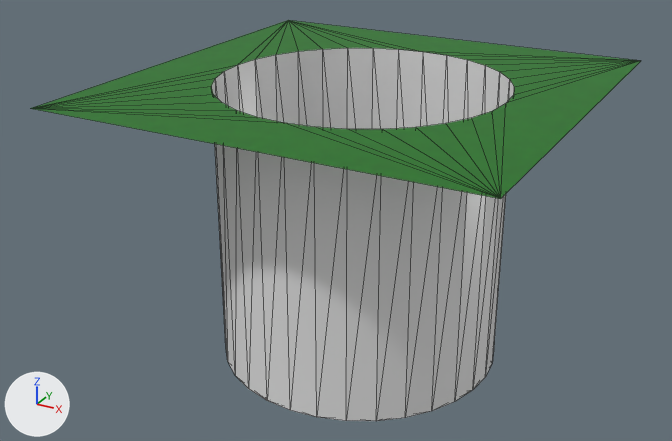
Renders of the OBJ model data/models/hole.obj from each side of a commit.
The view is the same before and after, from a camera (50 mm lens) standing at (2.77, -5.4, 1.66) and looking at (-0.15, -0.09, -1.0). Lighting does not change. The marker at lower left points along +X, +Y and +Z. Mesh edges are drawn as thin lines. Where no turn or scale is listed for an object, it has been applied to the vertices.

Before the edit, the objects in view are built like this:
```python
me_cylinder_001 = bpy.data.meshes.new('Cylinder.001')
me_cylinder_001.from_pydata(...)  # 64 vertices, 94 faces; spans x -1.0..1.0, y -1.0..1.0, z -2.0..0.0
me_cylinder_001.materials.append(mat_bake)  # white #e7e7e7
me_plane_001 = bpy.data.meshes.new('Plane.001')
me_plane_001.from_pydata(...)  # 36 vertices, 36 faces; spans x -1.5..1.5, y -1.5..1.5, z 0.0
me_plane_001.materials.append(mat_ground)  # picture img_ground_png
ob_cylinder_001 = bpy.data.objects.new('Cylinder.001', me_cylinder_001)
ob_cylinder_001.location = (0.0, 0.0, 0.0)
ob_plane_001 = bpy.data.objects.new('Plane.001', me_plane_001)
ob_plane_001.location = (0.0, 0.0, 0.0)
```
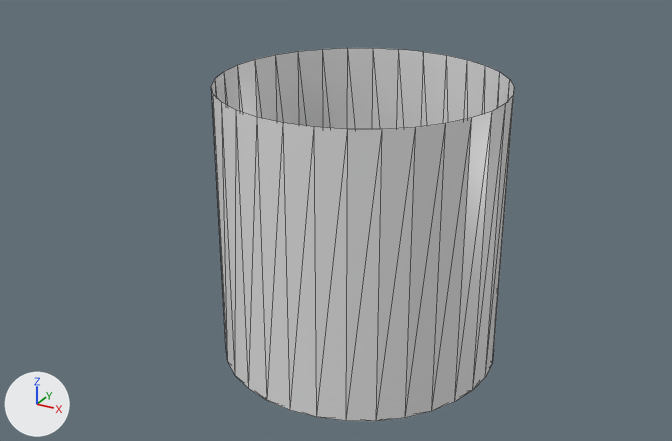
Diff of the bpy script that builds the scene:
```diff
--- a/data/models/hole.obj.py
+++ b/data/models/hole.obj.py
@@ ob_plane_001 @@
-ob_plane_001 = bpy.data.objects.new('Plane.001', me_plane_001)
-ob_plane_001.location = (0.0, 0.0, 0.0)
```

Changed parts and their boxes [x1, y1, x2, y2] in the pictures (672 x 441 px):
'Plane.001', deleted (green)
    before: [30, 20, 641, 199]
